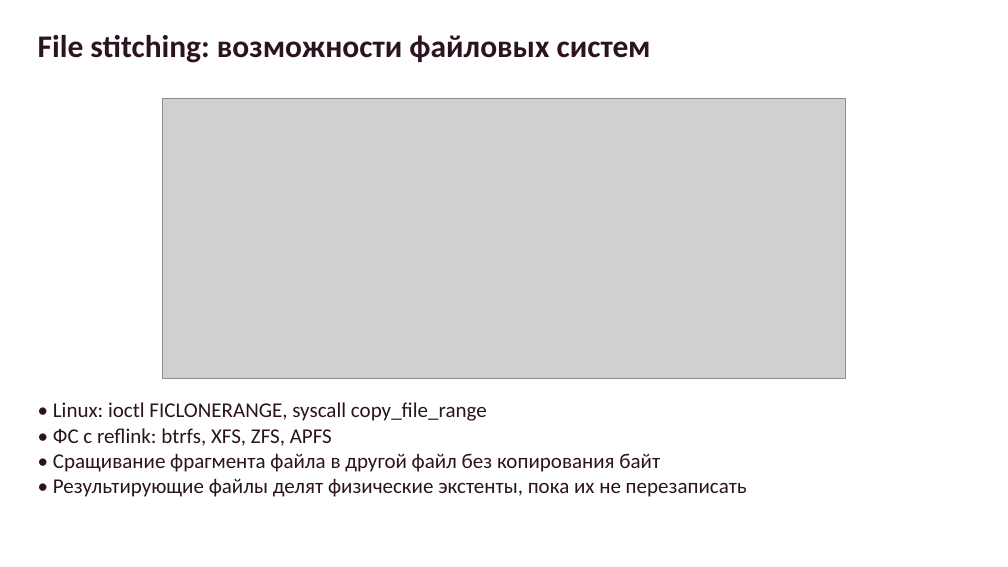
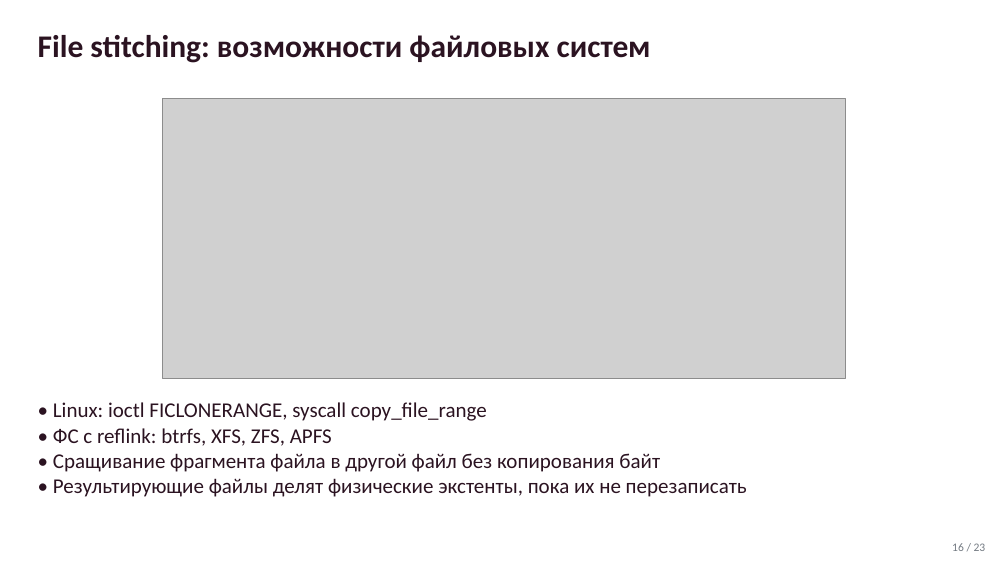
Before and after one commit to kostja/kostja.github.io, a slide deck: slide 17 of talks/cpp-russia-lsm-compaction.pptx. Drawn at 1008x567 pixels with LibreOffice and Linux fonts; fonts in the diff are those of the drawing; grey boxes stand for pictures. Boxes give left, top, right and bottom in pixels: in the first picture for what was removed or moved away, otherwise in the second. Text is boxed around its words. In the diff, an @@ line names an element or a change of style, - is before the commit and + after.

```diff
--- a/talks/cpp-russia-lsm-compaction.pptx
+++ b/talks/cpp-russia-lsm-compaction.pptx
@@ text added at [952, 543, 986, 551], 11 pt, text #737A82 @@
+16 / 23
```
Also in this commit, not shown: 22 other slides changed, 1 slide added, 1 slide removed, 1 other file.
